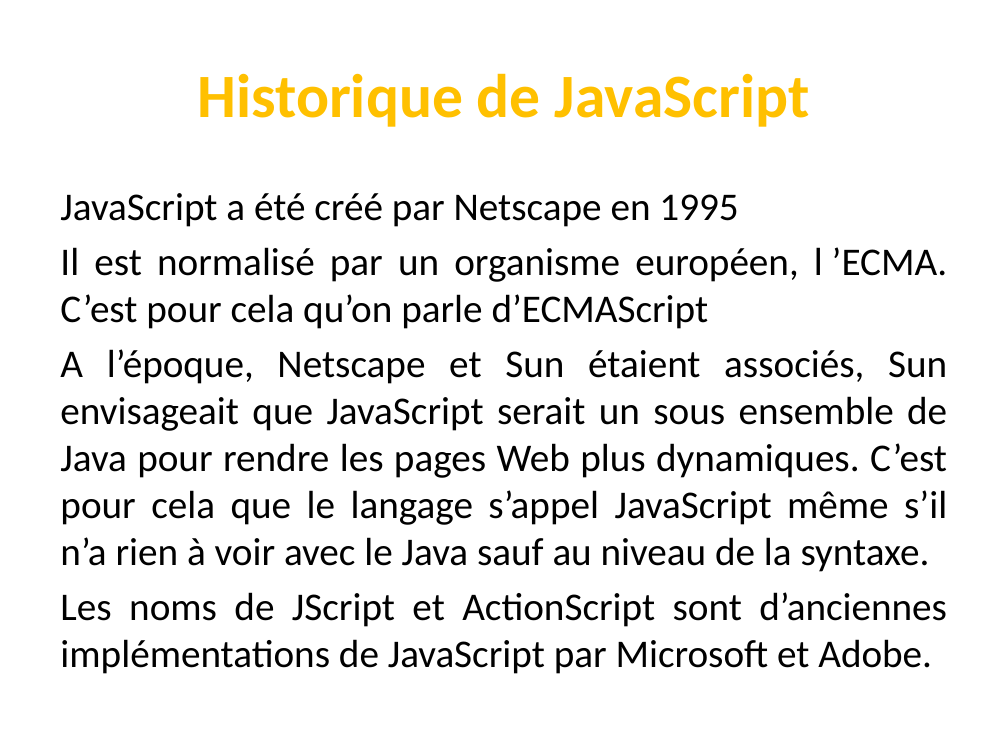
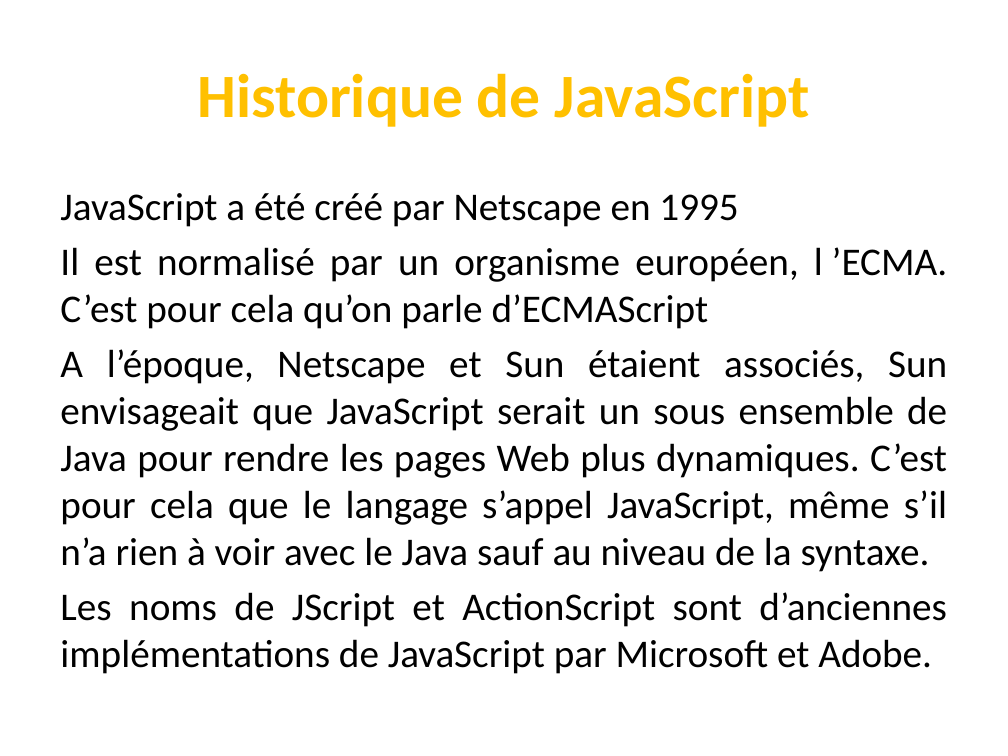
Before and after one commit to codeRoomMarseille/JavaScript_20180914, a slide deck: slide 3 of javascript.pptx. Drawn at 1008x756 pixels with LibreOffice and Linux fonts; fonts in the diff are those of the drawing. Boxes give left, top, right and bottom in pixels: in the first picture for what was removed or moved away, otherwise in the second. Text is boxed around its words. In the diff, an @@ line names an element or a change of style, - is before the commit and + after.

```diff
--- a/javascript.pptx
+++ b/javascript.pptx
@@ text at [60,349,947,572]: text changed @@
-A l’époque, Netscape et Sun étaient associés, Sun envisageait que JavaScript serait un sous ensemble de Java pour rendre les pages Web plus dynamiques. C’est pour cela que le langage s’appel JavaScript même s’il n’a rien à voir avec le Java sauf au niveau de la syntaxe.
+A l’époque, Netscape et Sun étaient associés, Sun envisageait que JavaScript serait un sous ensemble de Java pour rendre les pages Web plus dynamiques. C’est pour cela que le langage s’appel JavaScript, même s’il n’a rien à voir avec le Java sauf au niveau de la syntaxe.
```
Also in this commit, not shown: 21 other slides changed.
